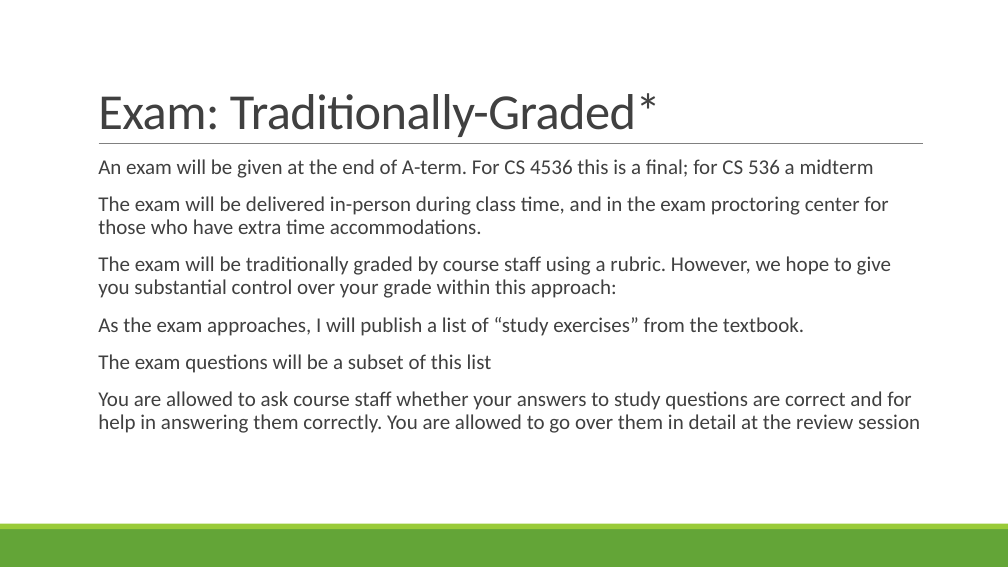
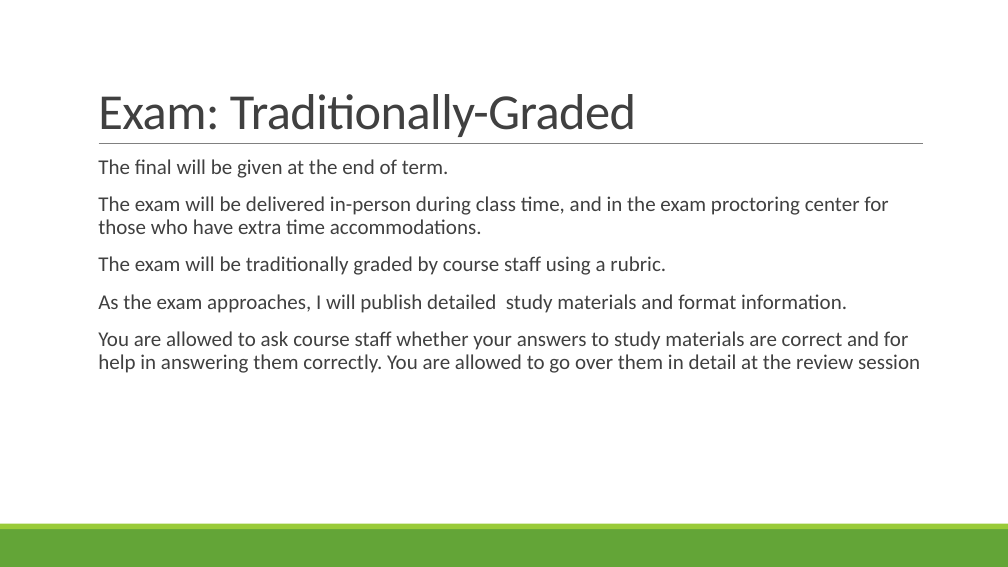
Before and after one commit to rbohrer/pl-course, a slide deck: slide 20 of LectureSlides/02Intro.pptx (slide 30 before the commit). Drawn at 1008x567 pixels with LibreOffice and Linux fonts; fonts in the diff are those of the drawing. Boxes give left, top, right and bottom in pixels: in the first picture for what was removed or moved away, otherwise in the second. Text is boxed around its words. In the diff, an @@ line names an element or a change of style, - is before the commit and + after.

```diff
--- a/LectureSlides/02Intro.pptx
+++ b/LectureSlides/02Intro.pptx
@@ title at (x1=98, y1=94, x2=636, y2=137): text changed @@
-Exam: Traditionally-Graded*
+Exam: Traditionally-Graded
@@ text at (x1=98, y1=159, x2=449, y2=178): text changed @@
-  An exam will be given at the end of A-term. For CS 4536 this is a final; for CS 536 a midterm
+  The final will be given at the end of term.
@@ text at (x1=98, y1=256, x2=920, y2=373): text changed @@
-  The exam will be traditionally graded by course staff using a rubric. However, we hope to give you substantial control over your grade within this approach:
-  As the exam approaches, I will publish a list of “study exercises” from the textbook.
-  The exam questions will be a subset of this list
-  You are allowed to ask course staff whether your answers to study questions are correct and for help in answering them correctly. You are allowed to go over them in detail at the review session
+  The exam will be traditionally graded by course staff using a rubric.
+  As the exam approaches, I will publish detailed study materials and format information.
+  You are allowed to ask course staff whether your answers to study materials are correct and for help in answering them correctly. You are allowed to go over them in detail at the review session
```
Also in this commit, not shown: 13 other slides changed, 5 slides added, 12 slides removed, 2 other files.
